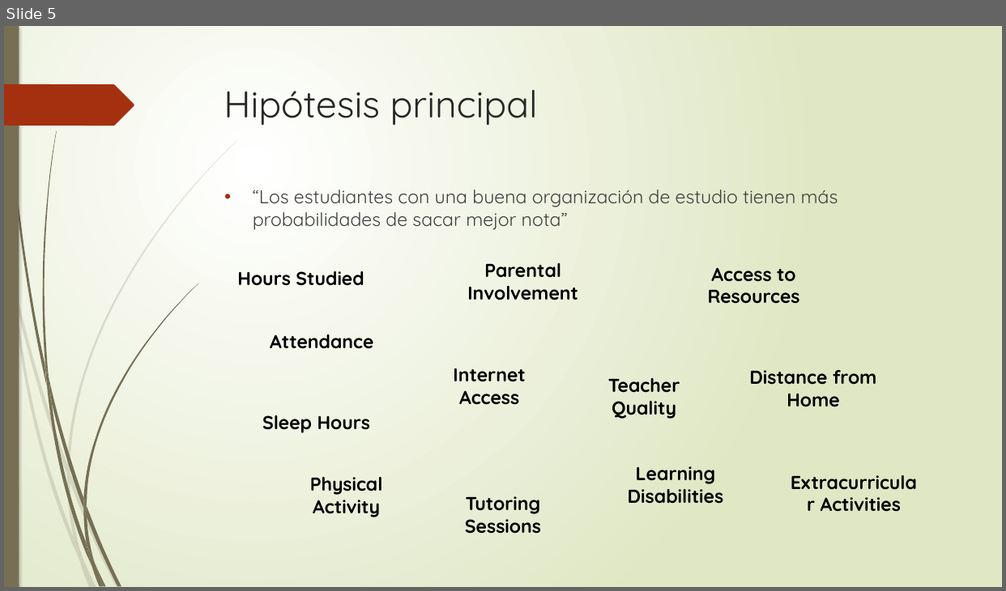
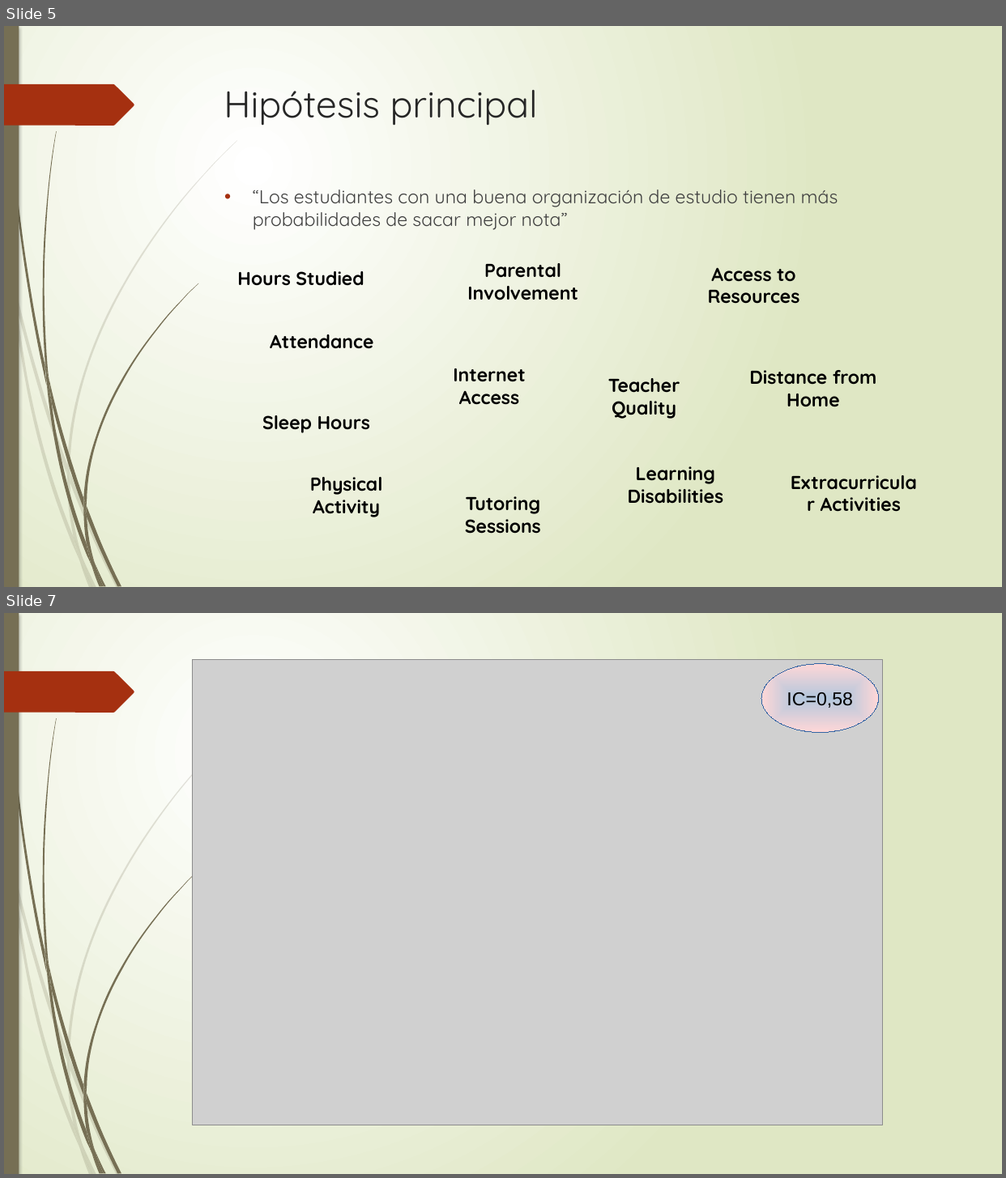
Before and after one commit to hey-hector/ONLINE_DS_THEBRIDGE_hector, a slide deck: Módulo 2/EDA/Presentación_EDA_Hector.pptx. Shown one above the other, each under a label of ours: slide 5 before the commit, slides 5 and 7 after it; the slides between them are not shown. The pictures are 1006x591 and 1006x1178 pixels, drawn with LibreOffice and Linux fonts; fonts in the diff are those of the drawing; grey boxes stand for pictures. Boxes give left, top, right and bottom in pixels: in the first picture for what was removed or moved away, otherwise in the second. Text is boxed around its words. In the diff, an @@ line names an element or a change of style, - is before the commit and + after.

```diff
--- a/Módulo 2/EDA/Presentación_EDA_Hector.pptx
+++ b/Módulo 2/EDA/Presentación_EDA_Hector.pptx
@@ slide 7 added at <box>4,613,1002,1174</box>, background gradient #FFFFFF to #DFE7C4; not listed: 24 template elements that a slide beside it also shows @@
@@ picture added at <box>193,659,883,1125</box> @@
@@ ellipse added at <box>761,664,879,733</box>, fill gradient #B4C7DC to #FFD7D7, outline #3465A4 0 pt, 18 pt, text #000000 @@
+IC=0,58
```
Also in this commit, not shown: 12 other slides changed, 3 other slides added, 4 slides removed, 2 other files.
